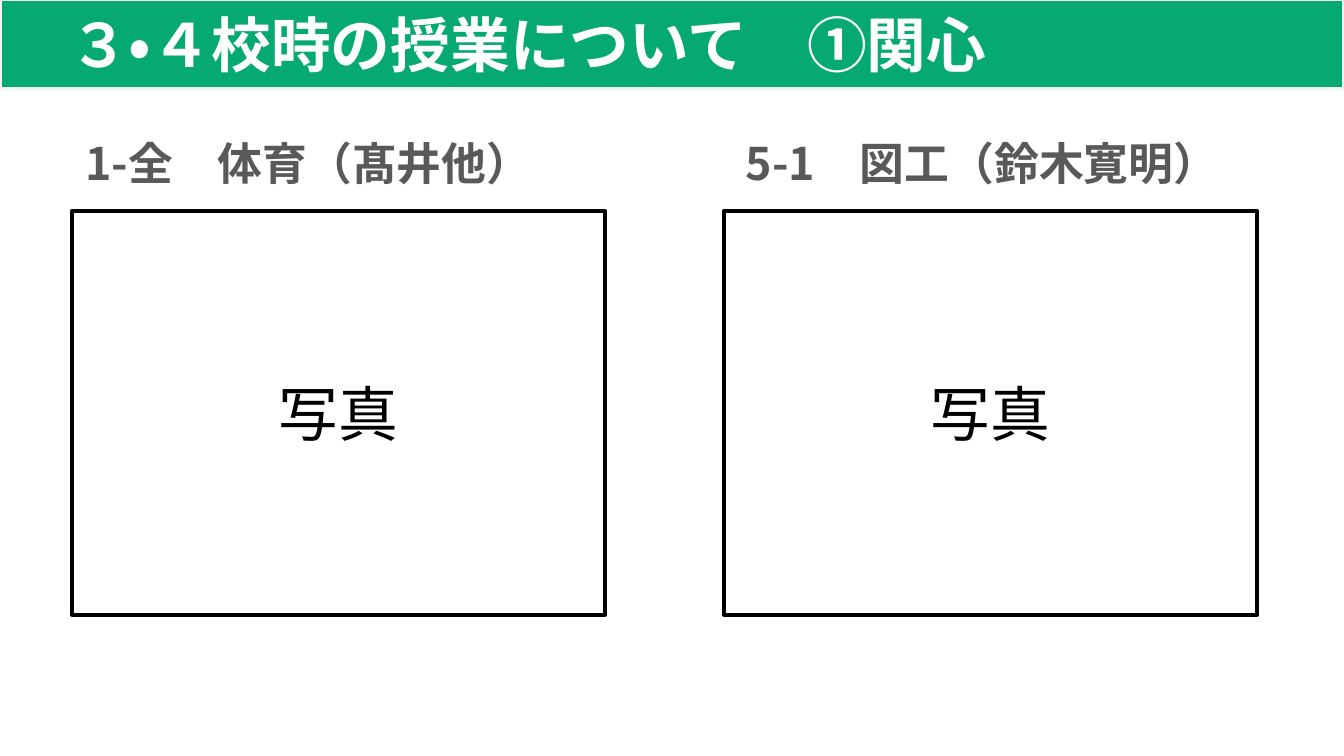
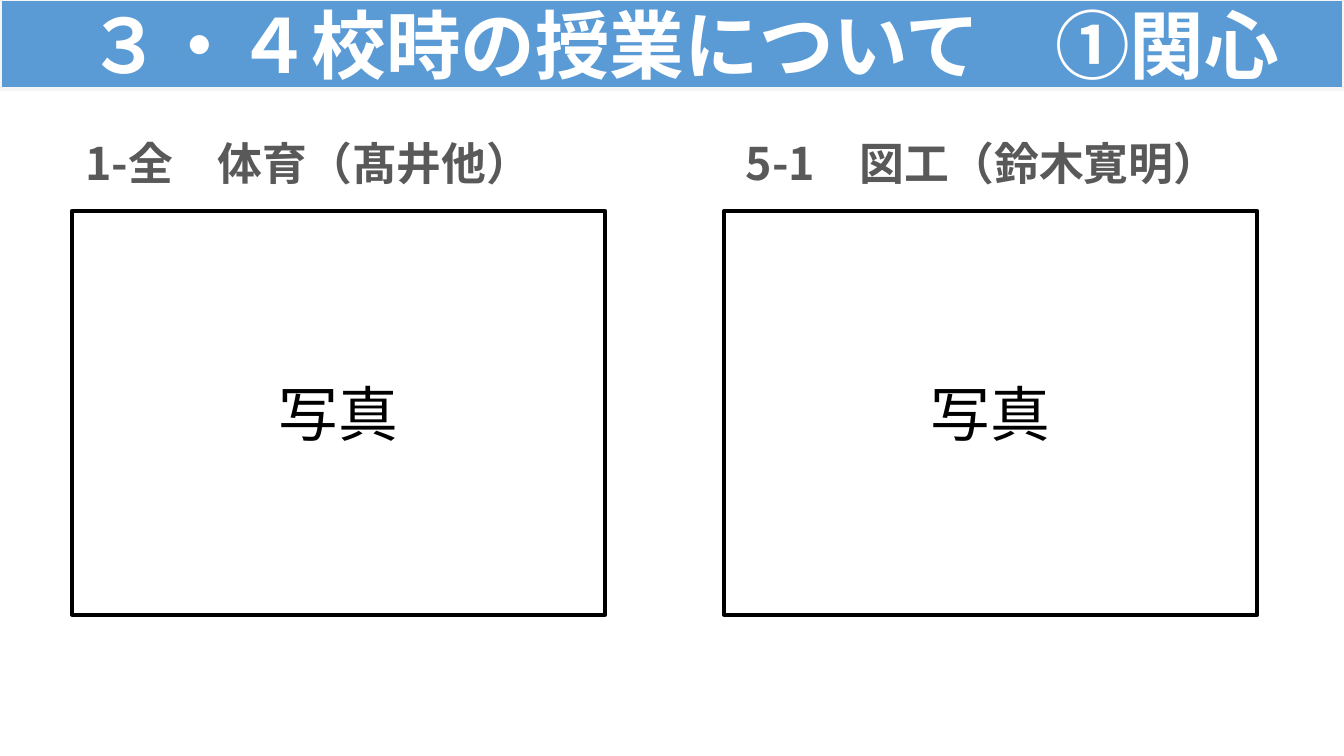
Before and after one commit to contynet730-star/con30, a slide deck: slide 4 of output/★指導課訪問★３・４校時指導助言資料（例）.pptx. Drawn at 1344x756 pixels with LibreOffice and Linux fonts; fonts in the diff are those of the drawing. Boxes give left, top, right and bottom in pixels: in the first picture for what was removed or moved away, otherwise in the second. Text is boxed around its words. In the diff, an @@ line names an element or a change of style, - is before the commit and + after.

```diff
--- a/output/★指導課訪問★３・４校時指導助言資料（例）.pptx
+++ b/output/★指導課訪問★３・４校時指導助言資料（例）.pptx
@@ rectangle "３・４校時の授業について ①関心" at box(0, 0, 1344, 89): size 32 to 40 pt, font Arial to Noto Sans CJK JP; fill #07A973 to #5B9BD5 @@
```
Also in this commit, not shown: 7 other slides changed.
